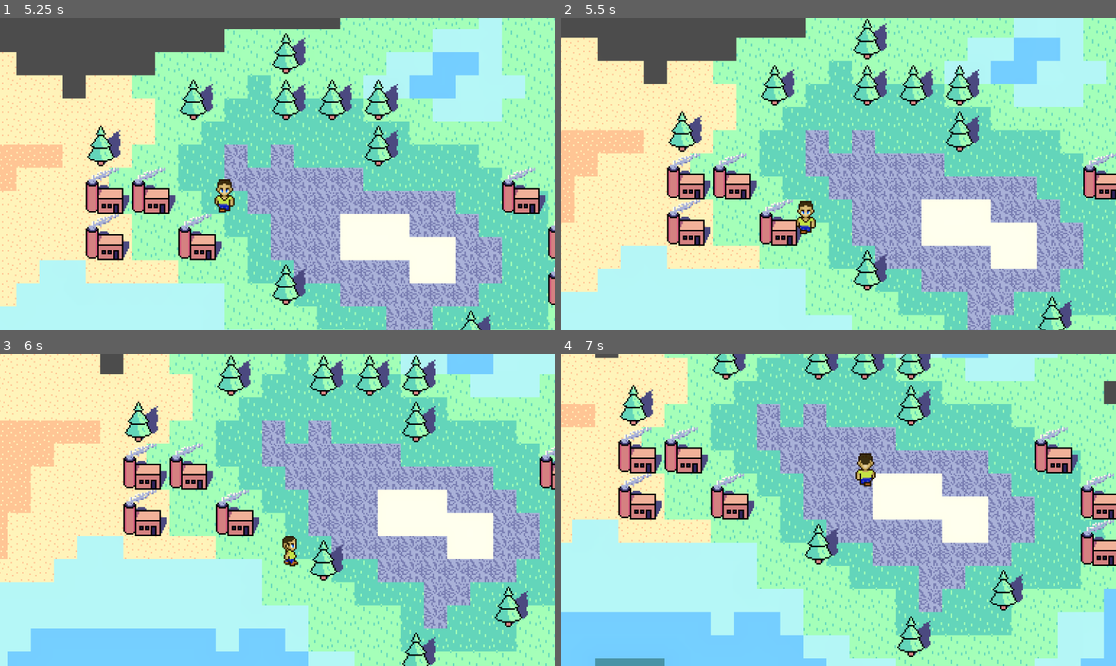
Above: before the commit, frames 1-4 (two rows, left to right).
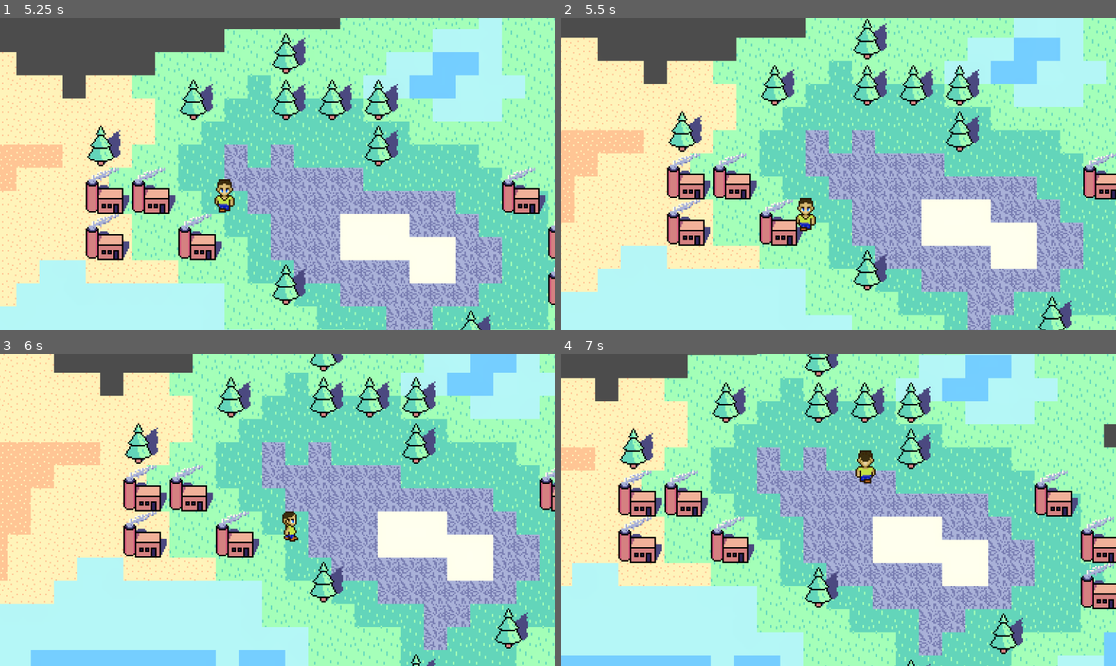
Above: after the commit, the same moments.

Repository: AdrianTheFrog/SMathHacks-Reasource-Conservation-Project
Game: Godot game, scene res://main scene.tscn
The game is run twice, just before and just after one commit, with the same random seed, the same clock (stepped at 60 frames per second) and the same inputs.
Inputs:
- Up to frame 1 (5.25 s): tap Enter at 0.5 s; hold Right (Right) 0.53-1.28 s; hold Down (Down) 1.28-2.03 s; hold Right (Right) 2.03-2.78 s; hold Up (Up) 2.78-3.53 s; hold Left (Left) 3.53-5.03 s; hold Down (Down) from 5.03 s (still down)
- Up to frame 2 (5.5 s): keep holding Down (Down)
- Up to frame 3 (6 s): release Down (Down) at 5.78 s; hold Right (Right) from 5.78 s (still down)
- Up to frame 4 (7 s): release Right (Right) at 6.53 s; hold Up (Up) from 6.53 s (still down)

Frame 1 is identical in both runs. In frame 2, 0.3% of the frame differs, in the area x 42-46%, y 57-70%; in frame 3, 48%; in frame 4, 69%, in the area x 0-100%, y 0-100%.

Commit message:
Add collision to buildings and trees

Diff:
--- a/buildings tileset.tres
+++ b/buildings tileset.tres
@@ -7,13 +7,20 @@
 texture = ExtResource("1_ybimb")
 texture_region_size = Vector2i(32, 32)
 0:0/0 = 0
+0:0/0/physics_layer_0/linear_velocity = Vector2(0, 0)
+0:0/0/physics_layer_0/angular_velocity = 0.0
+0:0/0/physics_layer_0/polygon_0/points = PackedVector2Array(10, 16, 10, 7, -8, 7, -8, 8, -14, 8, -14, 9, -15, 9, -15, 10, -16, 10, -16, 13, -15, 13, -15, 14, -14, 14, -14, 15, -8, 15, -8, 16)
 
 [sub_resource type="TileSetAtlasSource" id="TileSetAtlasSource_m1562"]
 texture = ExtResource("2_qqfw6")
 texture_region_size = Vector2i(32, 32)
 0:0/0 = 0
+0:0/0/physics_layer_0/linear_velocity = Vector2(0, 0)
+0:0/0/physics_layer_0/angular_velocity = 0.0
+0:0/0/physics_layer_0/polygon_0/points = PackedVector2Array(-13, 15, 2, 15, 2, 10, -13, 10)
 
 [resource]
 tile_size = Vector2i(32, 32)
+physics_layer_0/collision_layer = 1
 sources/1 = SubResource("TileSetAtlasSource_n7fcu")
 sources/2 = SubResource("TileSetAtlasSource_m1562")
